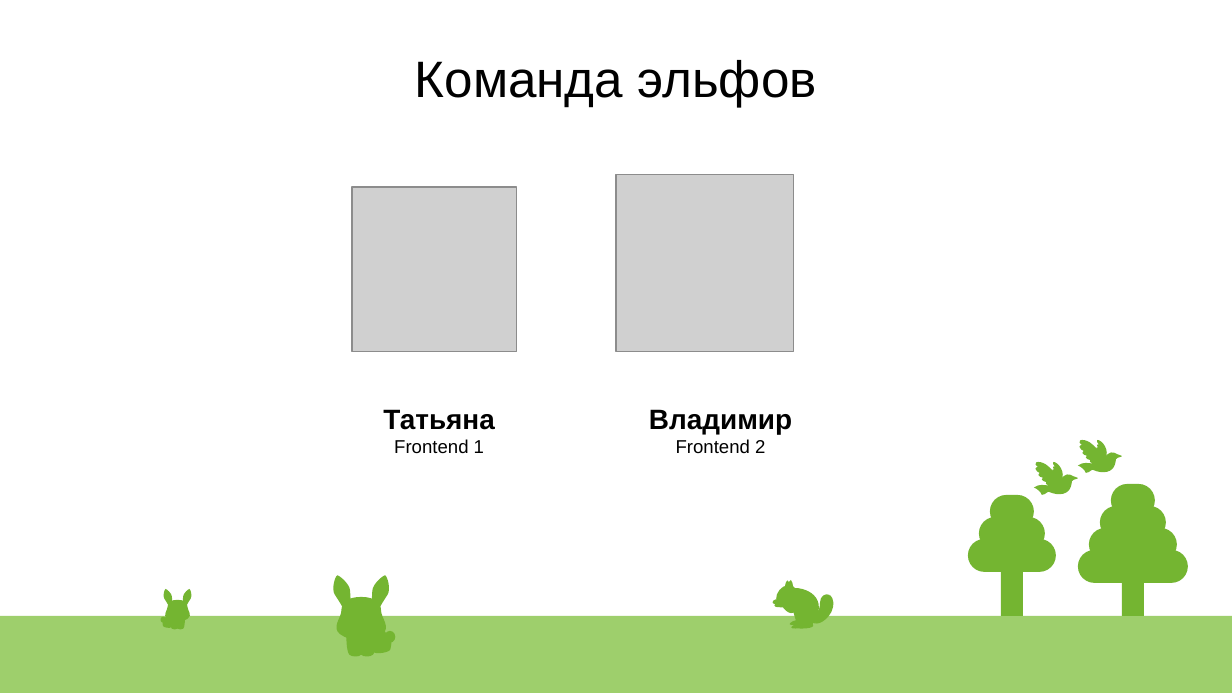
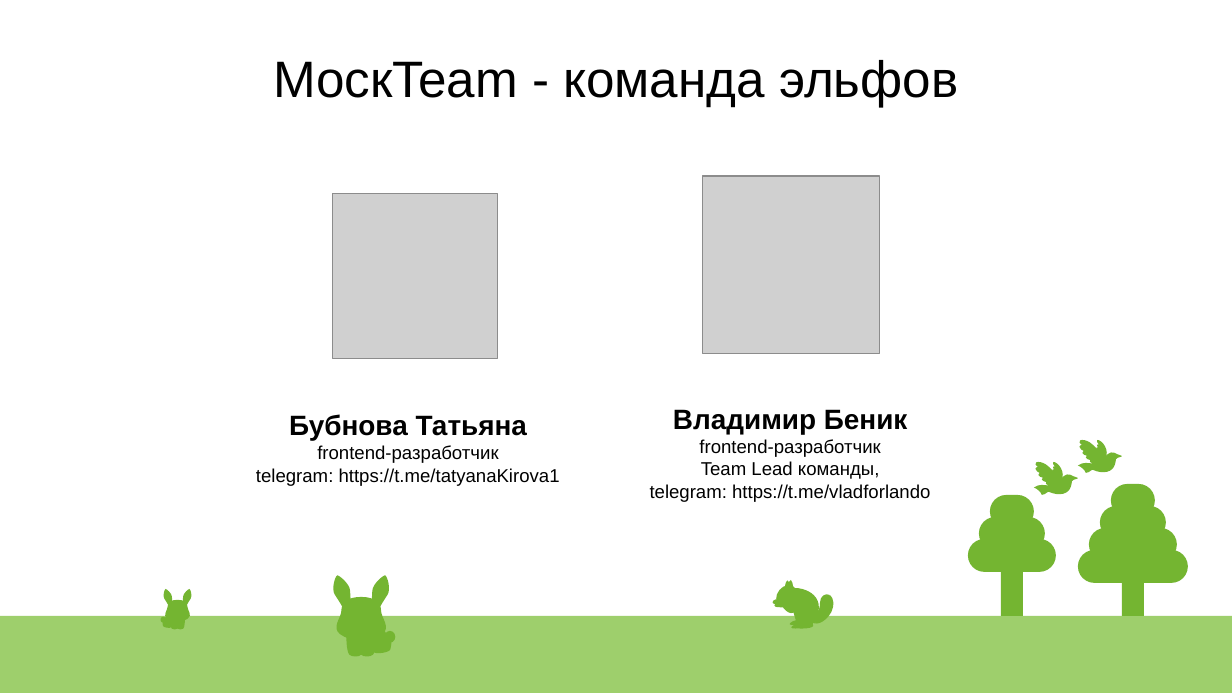
Before and after one commit to vovikilelik/hackaton-2023, a slide deck: slide 2 of info.odp. Drawn at 1232x693 pixels with LibreOffice and Linux fonts; fonts in the diff are those of the drawing; grey boxes stand for pictures. Boxes give left, top, right and bottom in pixels: in the first picture for what was removed or moved away, otherwise in the second. Text is boxed around its words. In the diff, an @@ line names an element or a change of style, - is before the commit and + after.

```diff
--- a/info.odp
+++ b/info.odp
@@ title at <box>273,60,958,107</box>: text changed @@
-Команда эльфов
+МоскTeam - команда эльфов
@@ picture: place and size @@
-picture at <box>616,174,794,352</box>
+picture at <box>703,176,881,353</box>
@@ picture: place and size @@
-picture at <box>352,187,518,352</box>
+picture at <box>332,193,497,359</box>
@@ text added at <box>256,414,560,486</box>, 12 pt, text #000000 @@
+Бубнова Татьяна
+frontend-разработчик
+telegram: https://t.me/tatyanaKirova1
@@ text removed at <box>383,409,494,454</box> @@
-Татьяна
-Frontend 1
@@ text removed at <box>649,409,792,453</box> @@
-Владимир
-Frontend 2
@@ text added at <box>650,409,930,502</box>, 12 pt, text #000000 @@
+Владимир Беник
+frontend-разработчик
+Team Lead команды,
+telegram: https://t.me/vladforlando
```
Also in this commit, not shown: 1 slide added, 1 slide removed, 1 other file.
